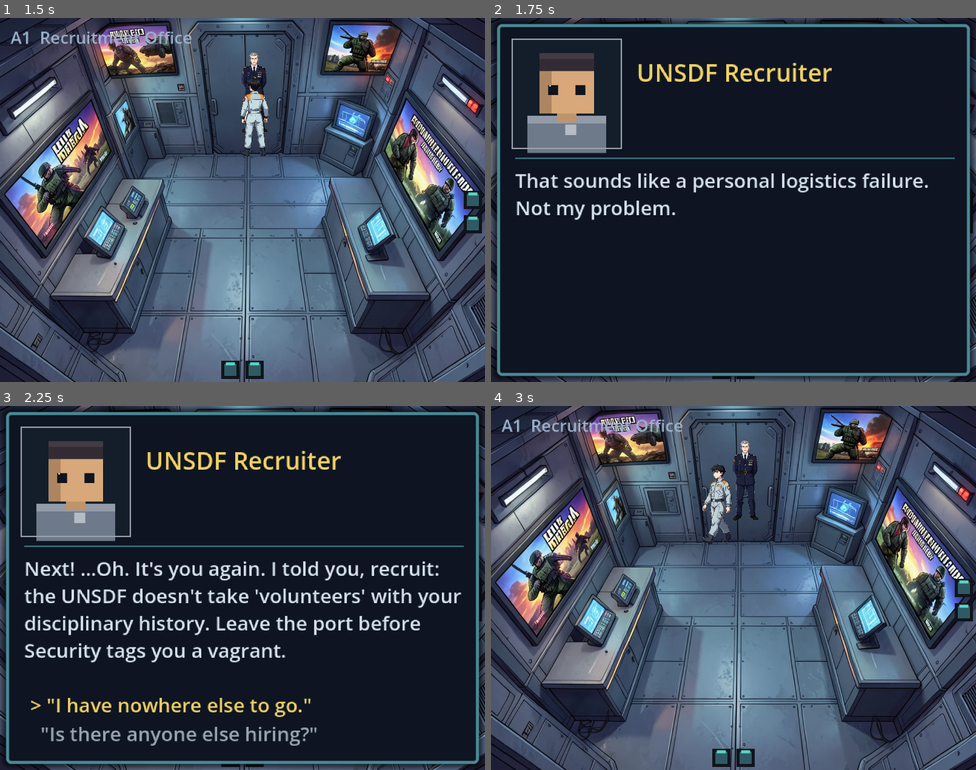
Above: before the commit, frames 1-4 (two rows, left to right).
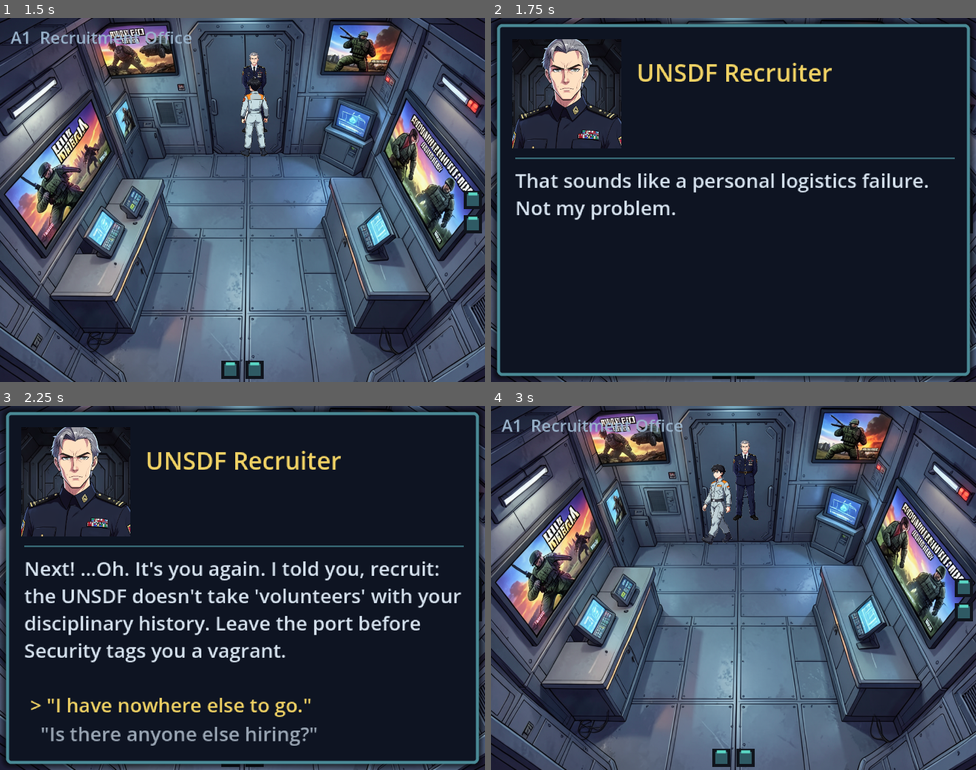
Above: after the commit, the same moments.

Repository: CryptoJones/UNSDF
Game: Godot game, scene res://scenes/main.tscn
The game is run twice, just before and just after one commit, with the same random seed, the same clock (stepped at 60 frames per second) and the same inputs.
Inputs:
- Up to frame 1 (1.5 s): tap Enter at 0.5 s; hold Z (interact) 0.53-1.28 s; hold Up (move_up) from 0.53 s (still down); tap Space at 0.77 s; tap X (grab) at 1.35 s
- Up to frame 2 (1.75 s): keep holding Up (move_up); tap Space at 1.52 s; tap Z (interact) at 1.55 s
- Up to frame 3 (2.25 s): tap Space at 2 s; release Up (move_up) at 2.03 s; hold Left (move_left) from 2.03 s (still down); hold Z (interact) from 2.03 s (still down)
- Up to frame 4 (3 s): keep holding Left (move_left); tap Enter at 2.75, 2.85 s; release Z (interact) at 2.78 s

Frame 1 is identical in both runs. In frame 2, 4.6% of the frame differs, in the area x 4-27%, y 5-38%; in frame 3, 4.6%; in frame 4, nothing differs.

Commit message:
feat: painted per-speaker dialogue portraits
DialogueManager threads the speaker's dialogue id to the HUD, which loads
assets/portraits/<id>.png into the dialogue box (clipped to the frame),
falling back to the drawn face when no art exists. 6 NPC portrait busts added.
Smoke test 141/141 green.

Co-Authored-By: Claude Opus 4.8 <noreply@anthropic.com>
Claude-Session: https://claude.ai/code/session_017oy3KhAQqCbUbVwsd4V3P8

Diff:
--- a/scripts/autoload/dialogue_manager.gd
+++ b/scripts/autoload/dialogue_manager.gd
@@ -13,6 +13,7 @@
 var _sel := 0
 var _speaker := ""
 var _portrait := Color("6e7a8a")
+var _portrait_id := ""
 
 
 ## npc = { dialogue: StringName, name: String, color: Color }
@@ -25,6 +26,7 @@
 	_tree = tree
 	_speaker = npc.get("name", "")
 	_portrait = npc.get("color", Color("6e7a8a"))
+	_portrait_id = String(npc.get("dialogue", &""))
 	active = true
 	started.emit()
 	_goto(_resolve_start())
@@ -44,7 +46,7 @@
 	_choices = _visible_choices(node)
 	_sel = 0
 	if hud:
-		hud.show_dialogue(node.get("speaker", _speaker), _portrait, node.get("text", ""), _choice_labels())
+		hud.show_dialogue(node.get("speaker", _speaker), _portrait, node.get("text", ""), _choice_labels(), _portrait_id)
 
 
 func _choice_labels() -> Array:
--- a/scripts/ui/hud.gd
+++ b/scripts/ui/hud.gd
@@ -9,6 +9,7 @@
 
 var _panel: Panel
 var _portrait: Portrait
+var _portrait_img: TextureRect
 var _speaker: Label
 var _text: RichTextLabel
 var _choice_box: VBoxContainer
@@ -84,6 +85,18 @@
 	_portrait.size = Vector2(72, 72)
 	_panel.add_child(_portrait)
 
+	# Painted portrait (preferred); clipped to the same frame, hidden until a
+	# speaker with portrait art talks.
+	_portrait_img = TextureRect.new()
+	_portrait_img.position = Vector2(10, 10)
+	_portrait_img.size = Vector2(72, 72)
+	_portrait_img.expand_mode = TextureRect.EXPAND_IGNORE_SIZE
+	_portrait_img.stretch_mode = TextureRect.STRETCH_KEEP_ASPECT_COVERED
+	_portrait_img.texture_filter = CanvasItem.TEXTURE_FILTER_LINEAR
+	_portrait_img.clip_contents = true
+	_portrait_img.visible = false
+	_panel.add_child(_portrait_img)
+
 	_speaker = _make_label(Vector2(92, 20), 16, Color("f0d264"))
 	_panel.add_child(_speaker)
 
@@ -171,10 +184,19 @@
 
 # --- dialogue ------------------------------------------------------------------
 
-func show_dialogue(speaker: String, portrait: Color, text: String, choices: Array) -> void:
+func show_dialogue(speaker: String, portrait: Color, text: String, choices: Array, portrait_id: String = "") -> void:
 	_panel.visible = true
 	_speaker.text = speaker
-	_portrait.set_tint(portrait)
+	# Painted portrait if we have art for this speaker; else the drawn face.
+	var path := "res://assets/portraits/%s.png" % portrait_id
+	if portrait_id != "" and ResourceLoader.exists(path):
+		_portrait_img.texture = load(path)
+		_portrait_img.visible = true
+		_portrait.visible = false
+	else:
+		_portrait_img.visible = false
+		_portrait.visible = true
+		_portrait.set_tint(portrait)
 	_text.text = text
 	# Give the body the whole box when there's nothing to choose; otherwise
 	# reserve the lower strip for the choices so neither clips.
Binary file added: assets/portraits/dock_worker.png
Not shown, added: assets/portraits/dock_worker.png.import
Binary file added: assets/portraits/janitor.png
Not shown, added: assets/portraits/janitor.png.import
Binary file added: assets/portraits/recruiter.png
Not shown, added: assets/portraits/recruiter.png.import
Binary file added: assets/portraits/smuggler.png
Not shown, added: assets/portraits/smuggler.png.import
Binary file added: assets/portraits/technician.png
Not shown, added: assets/portraits/technician.png.import
Binary file added: assets/portraits/traveler.png
Not shown, added: assets/portraits/traveler.png.import
